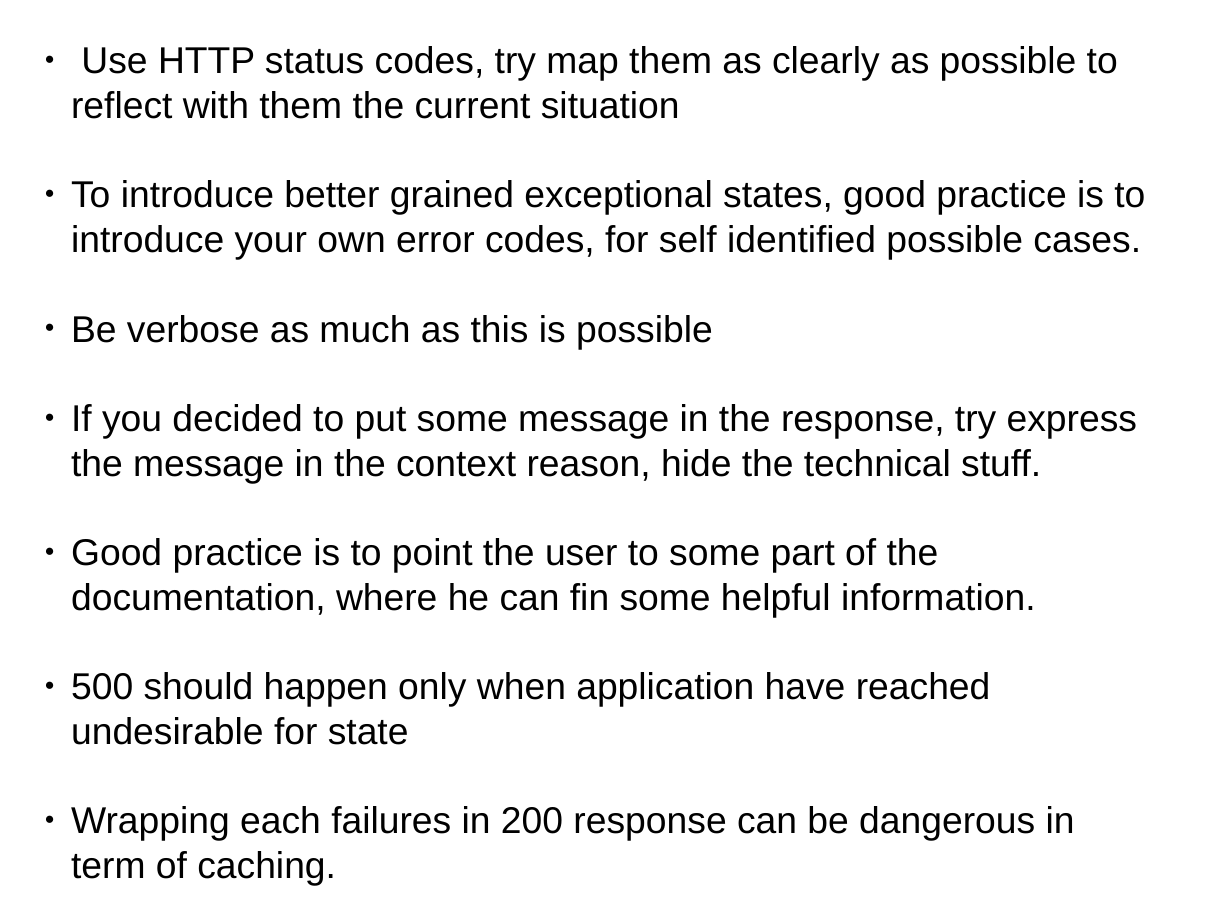
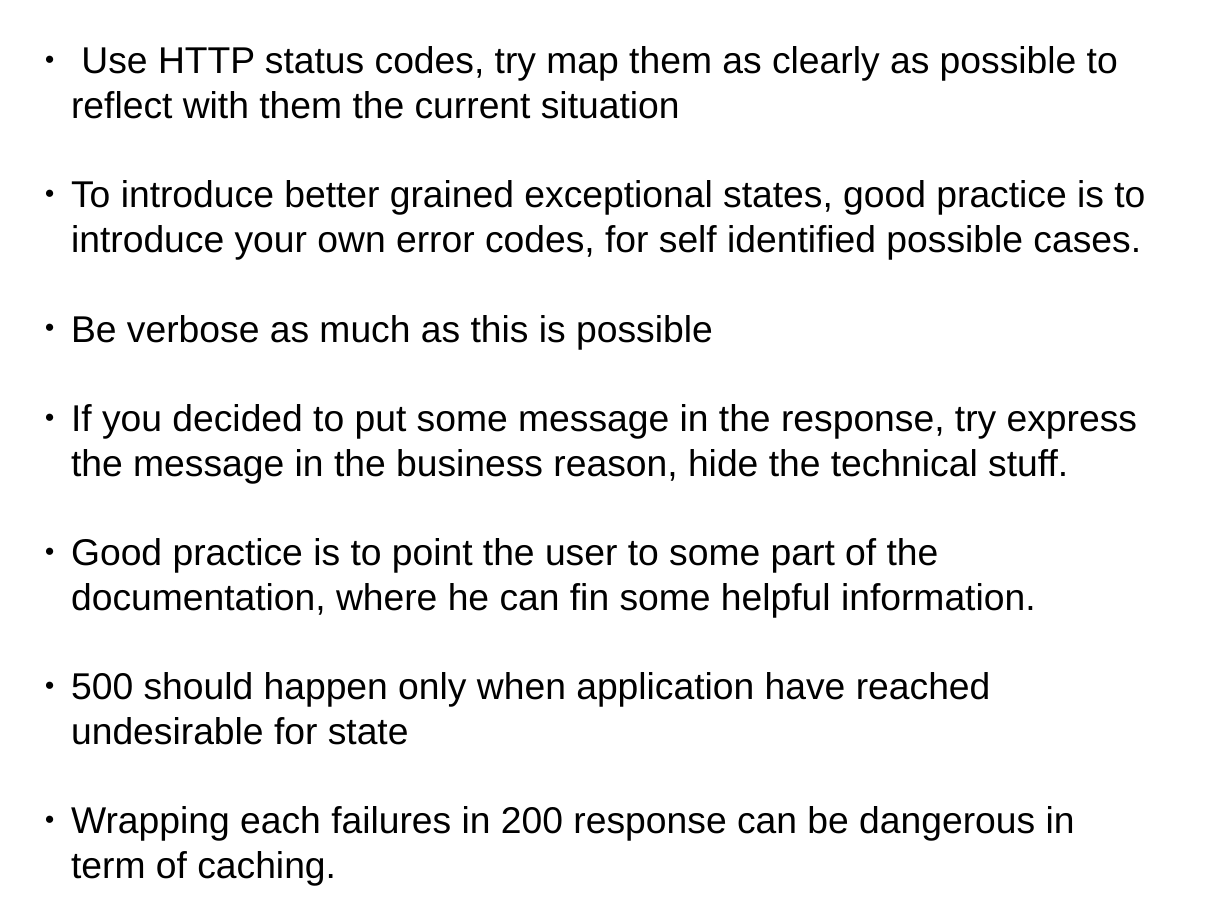
Before and after one commit to netzu/rest-presentation, a slide deck: slide 40 of RestfulFundaments.odp. Drawn at 1232x924 pixels with LibreOffice and Linux fonts; fonts in the diff are those of the drawing. Boxes give left, top, right and bottom in pixels: in the first picture for what was removed or moved away, otherwise in the second. Text is boxed around its words. In the diff, an @@ line names an element or a change of style, - is before the commit and + after.

Commit message:
final presentation

```diff
--- a/RestfulFundaments.odp
+++ b/RestfulFundaments.odp
@@ subtitle at bbox=[71, 404, 1137, 483]: text changed @@
-● If you decided to put some message in the response, try express the message in the context reason, hide the technical stuff.
+● If you decided to put some message in the response, try express the message in the business reason, hide the technical stuff.
```
Also in this commit, not shown: 3 other slides changed, 1 other file.
